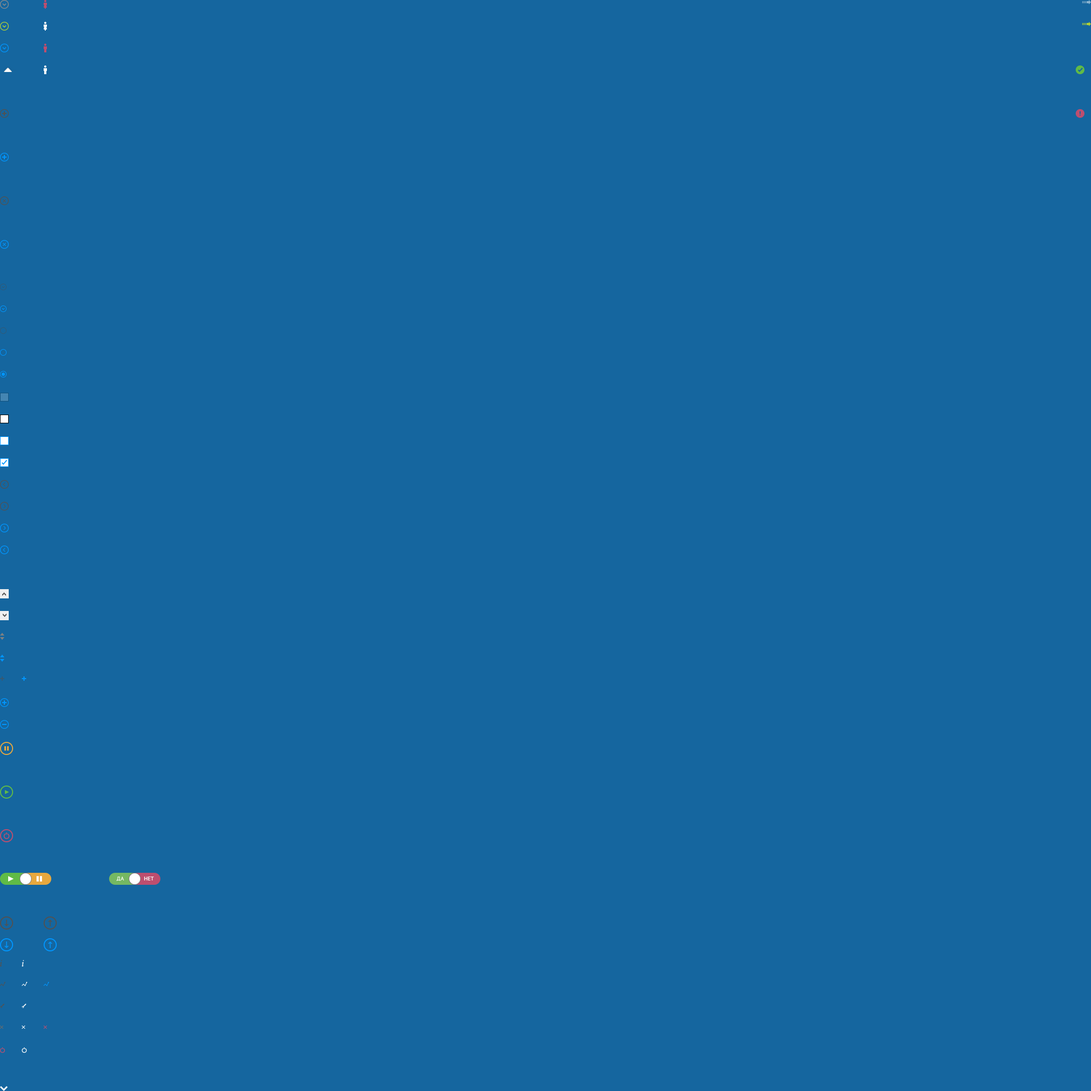
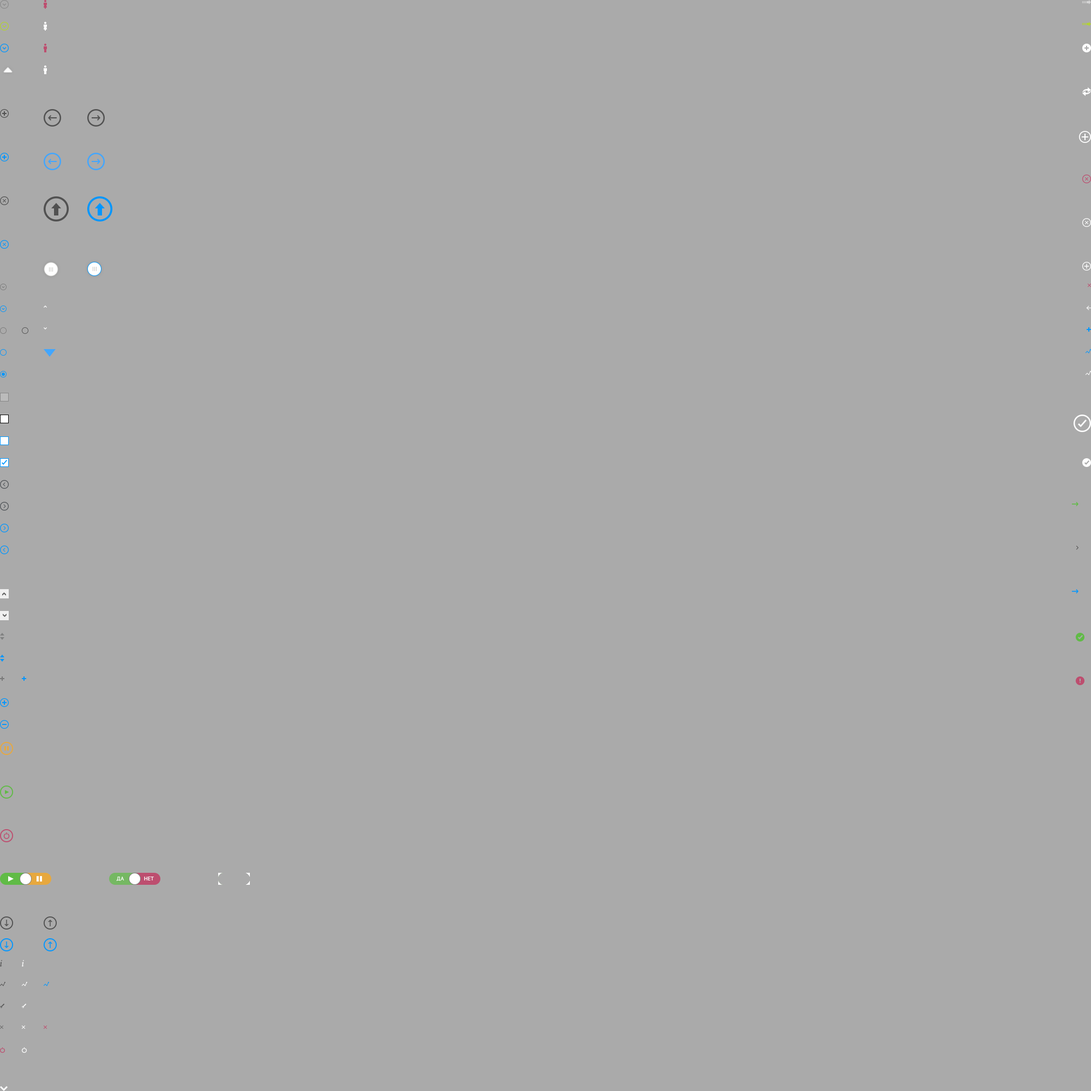
Layers edited between the first and the second 1091px x 1091px image:
added layer "arrow-simple-up copy 2" above "button-exclamation" over 87, 196, 113, 222
moved "button-check copy 2" (1st of 2) above "arrow-simple-up copy", painted on it over 1076, 65, 1085, 642
added layer "arrow-simple-up copy" above "arrow-thin-right copy 2" over 43, 196, 69, 222
added layer "arrow-thin-right copy 2" above "arrow-thin-left copy 2" over 87, 152, 105, 171
added layer "arrow-thin-left copy 2" above "arrow-thin-right copy" over 43, 152, 62, 171
added layer "arrow-thin-right copy" above "arrow-thin-left copy" over 87, 109, 105, 127
added layer "arrow-thin-left copy" above "arrow-thin-right copy 3" over 43, 109, 62, 127
moved "play copy 19" above "да", painted on it, masked it over 0, 873, 30, 886
moved "да" above "Ellipse 5 copy 36", painted on it over 109, 873, 141, 886
added layer "Ellipse 5 copy 36" above "Rounded Rectangle 1 copy 36" over 128, 873, 141, 886
added layer "Rounded Rectangle 1 copy 36" above "Нет copy" over 109, 873, 141, 886
moved "Нет copy" above "Ellipse 5 copy 35", painted on it over 128, 873, 161, 886
added layer "Rounded Rectangle 1 copy 35" above "Ellipse 5 copy 14" over 129, 873, 161, 886
added layer "Rounded Rectangle 1 copy 14" above "pause copy 28" over 0, 873, 30, 886
painted on "pause copy 28", masked it over 19, 873, 52, 886
added layer "Rounded Rectangle 1 copy 13" above "arrow-thin-down copy 3" over 20, 873, 52, 886
added layer "add" above "chart-down copy 21" over 1074, 414, 1091, 433
renamed "button-exclamation" to "button-add copy", painted on it over 1076, 43, 1091, 118
added layer "handle copy 21" above "Shape 83 copy 28" over 44, 262, 58, 277
added layer "handle copy 22" above "Layer 5" over 87, 262, 101, 276
added layer "Layer 5" above "add copy 2" over 218, 873, 250, 886
painted on "Background" over 0, 0, 1091, 1091
…and 31 more changes (26 added, 1 mask, 1 opacity, 1 painted, 4 removed, 1 stack)
